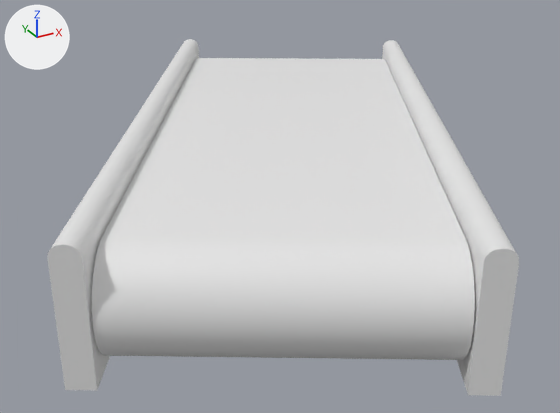
The Blender file Assets/Rendering/Models/StraightConveyor.blend as it was, and as the next commit left it.
Both versions are drawn from a 50 mm lens placed at (-1.014, -1.792, 0.903), pointed at (-0.049, -0.038, 0.026). Every picture has the same lights, and +X, +Y and +Z are marked at upper left.
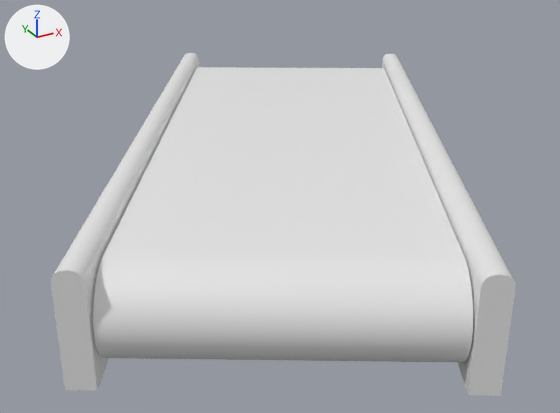
Pixel boxes (x1, y1, x2, y2) of what changed, in the pictures (560 x 413 px):
```json
{"object": "Cylinder.001", "change": "rescaled", "before": [92, 58, 475, 360], "after": [93, 67, 473, 362]}
{"object": "Cube.001", "change": "mesh rescaled", "before": [47, 39, 519, 396], "after": [51, 53, 516, 396]}
```

Scene script edits in JSON lines:
```json
{"block": "me_cube_001", "where": "me_cube_001.from_pydata(...)  # 48 vertices, 28 faces; spans x -0.79..0.78, y -0.95..0.95, z 0.0..0.31"}
{"block": "me_cube_001", "where": "# used by ob_cube_001; location = (0.0, 0.0, 0.0)"}
{"block": "me_cube_001", "change": "me_cube_001 part 1: the whole mesh is scaled about the mesh origin by (1, 1, 0.831)"}
{"op": "set", "path": "ob_cylinder_001.scale", "old": "(1.0, 1.0, 1.0)", "new": "(1.0, 1.0, 0.866)"}
```
